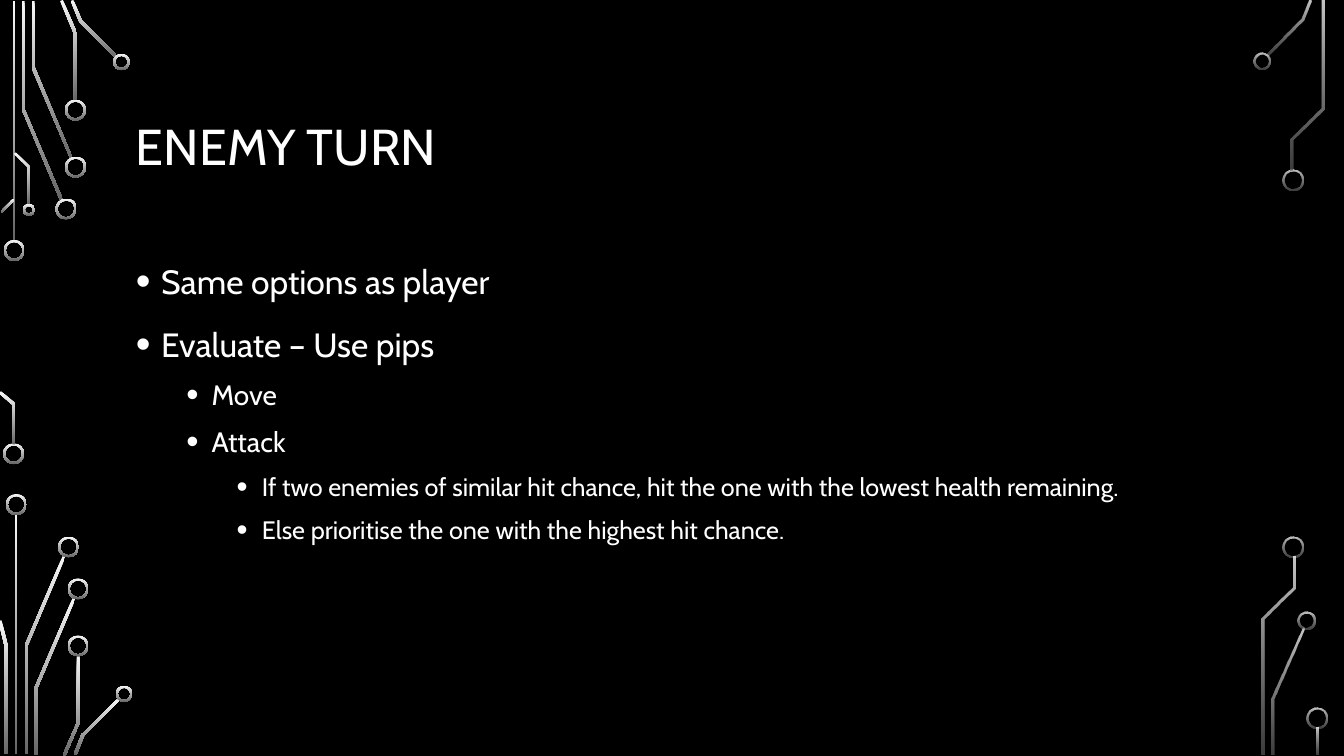
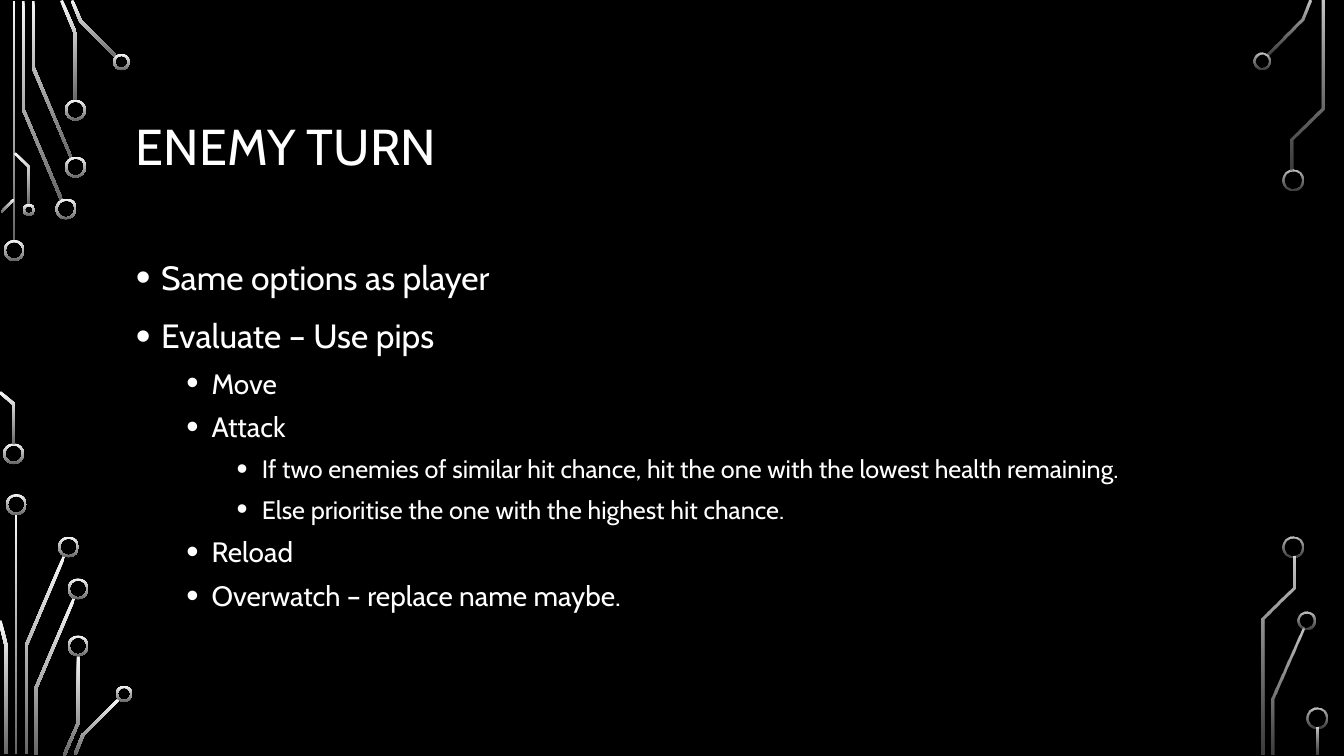
Before and after one commit to LewisGraydon/AIForGamesEngines, a slide deck: slide 7 of AIGameDesignDocument.pptx. Drawn at 1344x756 pixels with LibreOffice and Linux fonts; fonts in the diff are those of the drawing; background and template pictures are left out. Boxes give left, top, right and bottom in pixels: in the first picture for what was removed or moved away, otherwise in the second. Text is boxed around its words. In the diff, an @@ line names an element or a change of style, - is before the commit and + after.

Commit message:
updated design document

```diff
--- a/AIGameDesignDocument.pptx
+++ b/AIGameDesignDocument.pptx
@@ text at [161, 264, 1118, 525]: line spacing 1.2 to 1.1 @@
@@ text at [212, 541, 621, 612]: paragraphs added @@
+  • Reload
+  • Overwatch – replace name maybe.
```
Also in this commit, not shown: 2 other slides changed, 2 slides added.
